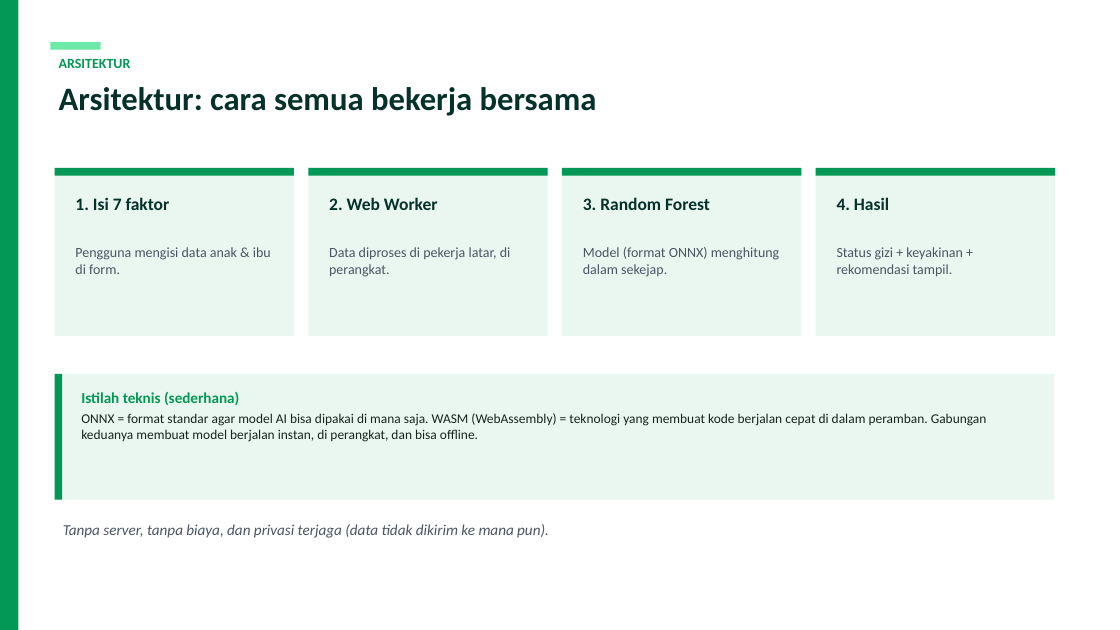
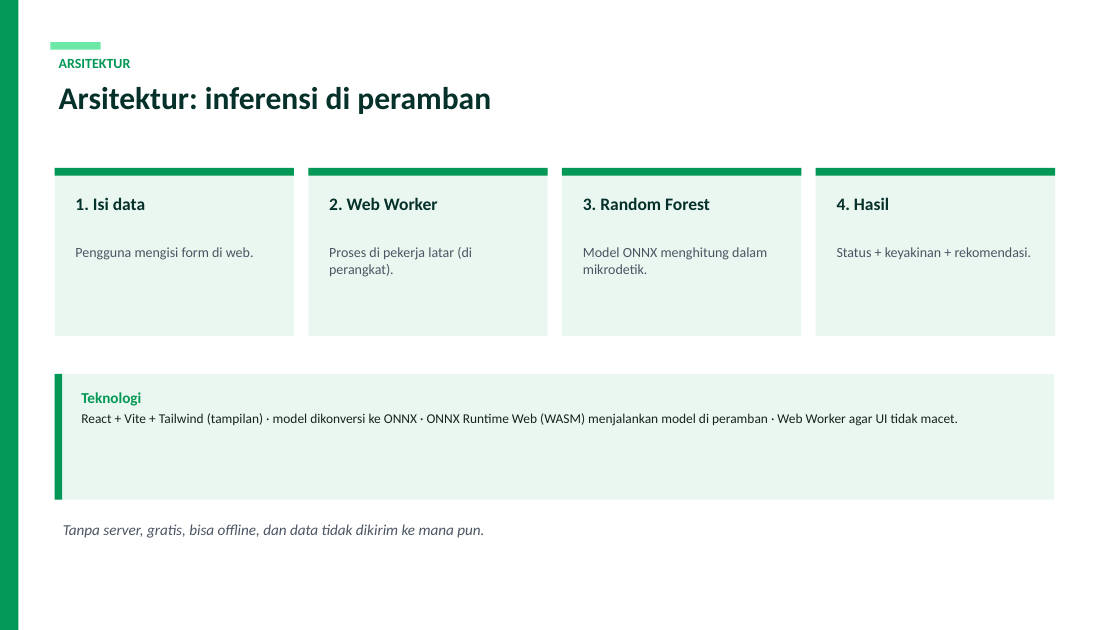
Before and after one commit to steffenkwik/machinelearning-ai, a slide deck: slide 14 of StuntCare_AI_Presentation.pptx (slide 10 before the commit). Drawn at 1120x630 pixels with LibreOffice and Linux fonts; fonts in the diff are those of the drawing. Boxes give left, top, right and bottom in pixels: in the first picture for what was removed or moved away, otherwise in the second. Text is boxed around its words. In the diff, an @@ line names an element or a change of style, - is before the commit and + after.

```diff
--- a/StuntCare_AI_Presentation.pptx
+++ b/StuntCare_AI_Presentation.pptx
@@ text at bbox=[59, 87, 491, 114]: text changed; size 28 to 27 pt @@
-Arsitektur: cara semua bekerja bersama
+Arsitektur: inferensi di peramban
@@ text at bbox=[75, 197, 145, 210]: text changed @@
-1. Isi 7 faktor
+1. Isi data
@@ text at bbox=[75, 247, 254, 260]: text changed @@
-Pengguna mengisi data anak & ibu di form.
+Pengguna mengisi form di web.
@@ text at bbox=[329, 247, 472, 277]: text changed @@
-Data diproses di pekerja latar, di perangkat.
+Proses di pekerja latar (di perangkat).
@@ text at bbox=[583, 247, 767, 274]: text changed @@
-Model (format ONNX) menghitung dalam sekejap.
+Model ONNX menghitung dalam mikrodetik.
@@ text at bbox=[837, 247, 1032, 259]: text changed @@
-Status gizi + keyakinan + rekomendasi tampil.
+Status + keyakinan + rekomendasi.
@@ text at bbox=[81, 392, 958, 426]: text changed @@
-Istilah teknis (sederhana)
-ONNX = format standar agar model AI bisa dipakai di mana saja. WASM (WebAssembly) = teknologi yang membuat kode berjalan cepat di dalam peramban. Gabungan keduanya membuat model berjalan instan, di perangkat, dan bisa offline.
+Teknologi
+React + Vite + Tailwind (tampilan) · model dikonversi ke ONNX · ONNX Runtime Web (WASM) menjalankan model di peramban · Web Worker agar UI tidak macet.
@@ text at bbox=[63, 524, 484, 538]: text changed @@
-Tanpa server, tanpa biaya, dan privasi terjaga (data tidak dikirim ke mana pun).
+Tanpa server, gratis, bisa offline, dan data tidak dikirim ke mana pun.
```
Also in this commit, not shown: 6 other slides changed, 10 slides added, 7 slides removed, 32 other files.
